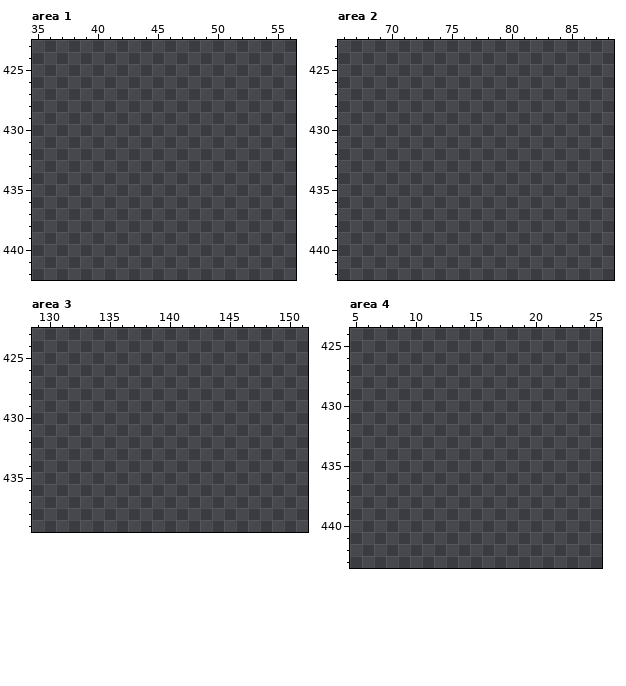
Edited in one commit: pixel-art file (Little_Warrior/Content/_Game/Assets/Sprites/Player/player_n.aseprite). This is how it looked before the edit.
256x640 pixels, 1 frame. Shown: area 1: x 35..56, y 423..442; area 2: x 66..88, y 423..442; area 3: x 129..151, y 423..439; area 4: x 5..25, y 424..443. The commit also changed other parts of the picture, which this record leaves out.
After:
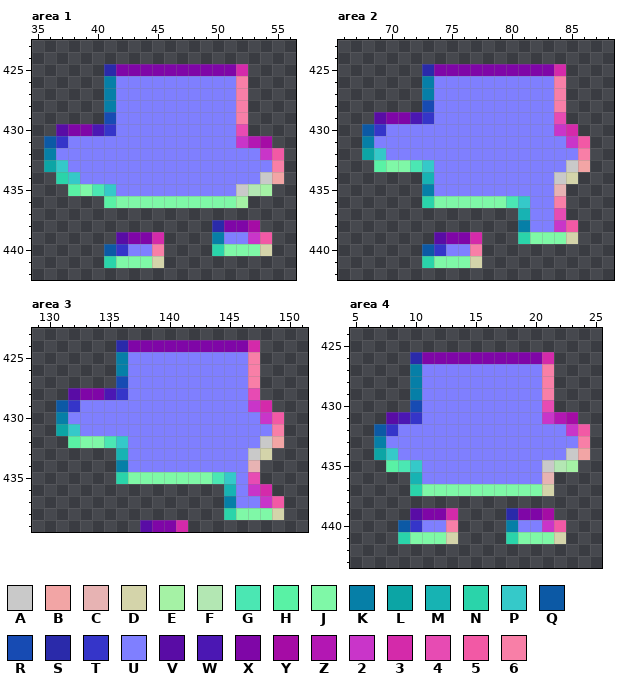
Palette (. is transparent): A #c9c9c9  B #f2a5a5  C #e7b3b3  D #d4d4aa  E #a5f2a5  F #b3e7b3  G #4be7b3  H #59f2a5  J #7ff8a7  K #067fa7  L #0ca5a5  M #17b3b3  N #2ad4aa  P #35c9c9  Q #0c59a5  R #174bb3  S #2a2aaa  T #3535c9  U #7f7fff  V #590ca5  W #4b17b3  X #7f06a7  Y #a50ca5  Z #b317b3  2 #c935c9  3 #d42aaa  4 #e74bb3  5 #f259a5  6 #f87fa7
The edit:
Area 1, layer "Layer 1_NormalGenerated":
y 425: x 41..52 ............ -> SXXXXXXXXXX3
y 426..428: x 41..52 ............ -> KUUUUUUUUUU6
y 429: x 41..52 ............ -> RUUUUUUUUUU6
y 430: x 37..52 ................ -> VXXWTUUUUUUUUUU4
y 431: x 36..54 ................... -> QTUUUUUUUUUUUUUU2ZY
y 432: x 36..55 .................... -> KUUUUUUUUUUUUUUUUU25
y 433: x 36..55 .................... -> LPUUUUUUUUUUUUUUUUU6
y 434: x 37..55 ................... -> NPUUUUUUUUUUUUUUUAB
y 435: x 38..54 ................. -> HJGPUUUUUUUUUUAFE
y 436: x 41..52 ............ -> HJJJJJJJJJJE
y 438: x 50..53 .... -> SXXY
y 439: x 42..45 .... -> VXX3; x 50..54 ..... -> KUU25
y 440: x 41..45 ..... -> QTUU6; x 50..54 ..... -> NJJJD
y 441: x 41..45 ..... -> NJJJD
Area 2, layer "Layer 1_NormalGenerated":
y 425: x 73..84 ............ -> SXXXXXXXXXX3
y 426..427: x 73..84 ............ -> KUUUUUUUUUU6
y 428: x 73..84 ............ -> RUUUUUUUUUU6
y 429: x 69..84 ................ -> VXXWTUUUUUUUUUU4
y 430: x 68..85 .................. -> QTUUUUUUUUUUUUUU23
y 431: x 68..86 ................... -> KUUUUUUUUUUUUUUUU25
y 432: x 68..86 ................... -> LPUUUUUUUUUUUUUUUU6
y 433: x 69..86 .................. -> HJJGPUUUUUUUUUUUAB
y 434: x 73..85 ............. -> MUUUUUUUUUUAD
y 435: x 73..84 ............ -> KUUUUUUUUUUC
y 436: x 73..84 ............ -> NJJJJJJGPUU6
y 437: x 81..84 .... -> MUU4
y 438: x 81..85 ..... -> KUU25
y 439: x 74..77 .... -> VXX3; x 81..85 ..... -> NJJJD
y 440: x 73..77 ..... -> QTUU6
y 441: x 73..77 ..... -> NJJJD
Area 3, layer "Layer 1_NormalGenerated":
y 424: x 136..147 ............ -> SXXXXXXXXXX3
y 425..426: x 136..147 ............ -> KUUUUUUUUUU6
y 427: x 136..147 ............ -> RUUUUUUUUUU6
y 428: x 132..147 ................ -> VXXWTUUUUUUUUUU4
y 429: x 131..148 .................. -> QTUUUUUUUUUUUUUU23
y 430: x 131..149 ................... -> KUUUUUUUUUUUUUUUU25
y 431: x 131..149 ................... -> LPUUUUUUUUUUUUUUUU6
y 432: x 132..149 .................. -> HJJGPUUUUUUUUUUUAB
y 433: x 136..148 ............. -> MUUUUUUUUUUAD
y 434: x 136..147 ............ -> KUUUUUUUUUUC
y 435: x 136..147 ............ -> NJJJJJJJGPU4
y 436: x 145..148 .... -> MU23
y 437: x 145..149 ..... -> KUU25
y 438: x 145..149 ..... -> NJJJD
y 439: x 138..141 .... -> VXX3
Area 4, layer "Layer 1_NormalGenerated":
y 426: x 10..21 ............ -> SXXXXXXXXXX3
y 427..429: x 10..21 ............ -> KUUUUUUUUUU6
y 430: x 10..21 ............ -> RUUUUUUUUUU4
y 431: x 8..23 ................ -> VWTUUUUUUUUUU2ZY
y 432: x 7..24 .................. -> QTUUUUUUUUUUUUUU25
y 433: x 7..24 .................. -> KUUUUUUUUUUUUUUUU6
y 434: x 7..24 .................. -> LPUUUUUUUUUUUUUUAB
y 435: x 8..23 ................ -> HGPUUUUUUUUUUAFE
y 436: x 10..21 ............ -> MUUUUUUUUUUC
y 437: x 10..21 ............ -> NJJJJJJJJJJD
y 439: x 10..13 .... -> VXX3; x 18..21 .... -> SXXY
y 440: x 9..13 ..... -> QTUU6; x 18..22 ..... -> KUU25
y 441: x 9..13 ..... -> NJJJD; x 18..22 ..... -> NJJJD
